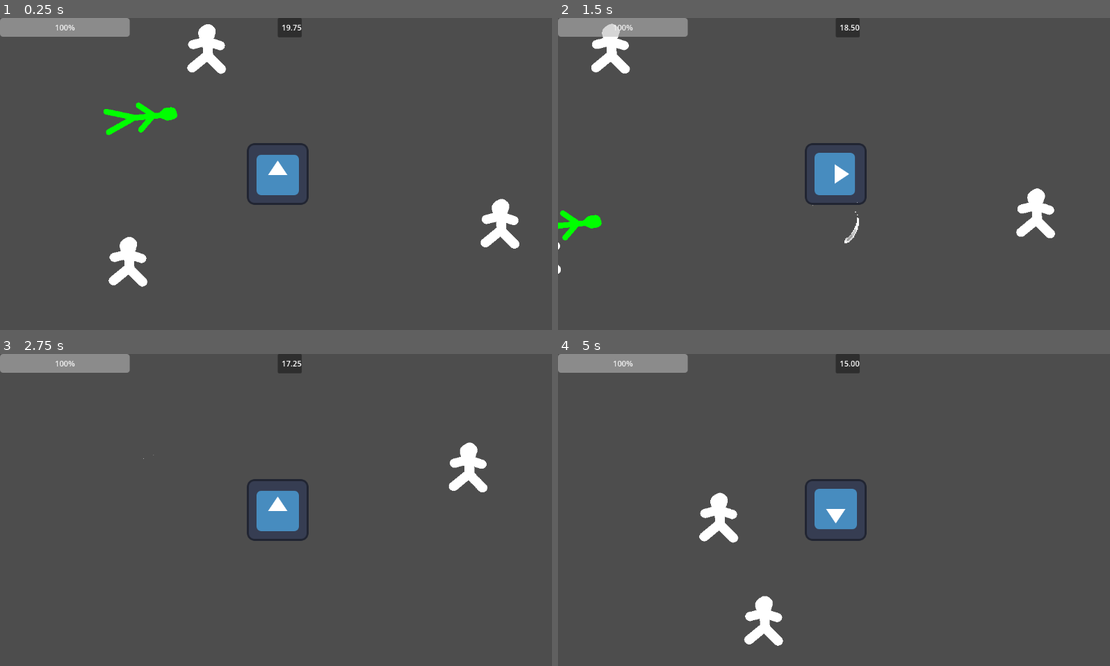
Above: before the commit, frames 1-4 (two rows, left to right).
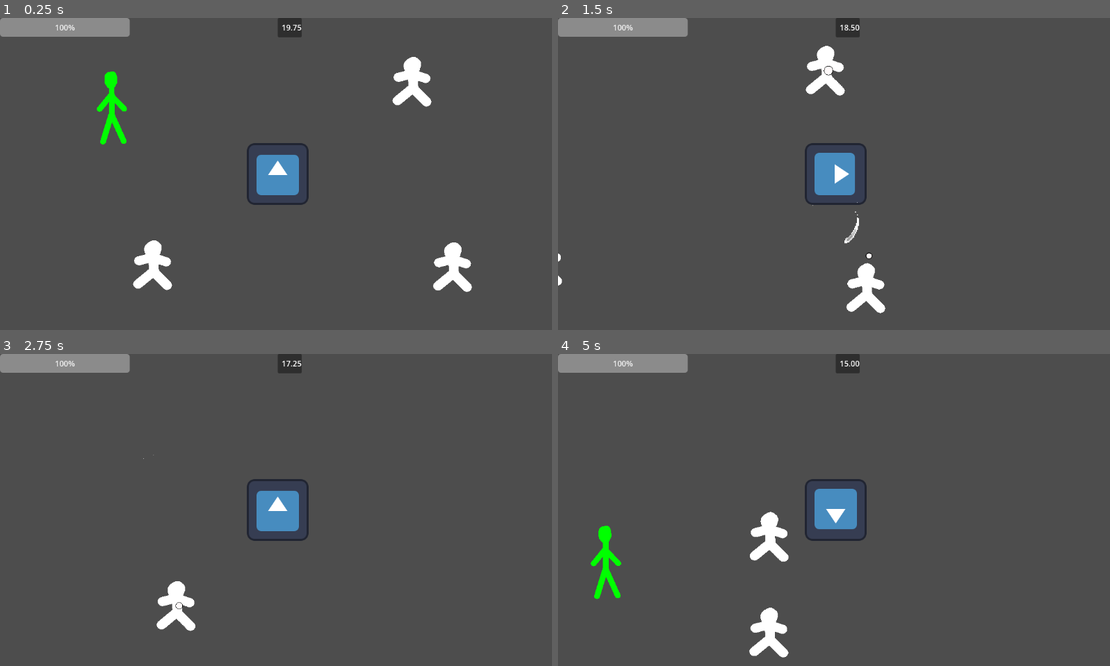
Above: after the commit, the same moments.

Repository: skeeeth/Krampus-Game
Game: Godot game, scene res://sack_world.tscn
Same seed, same stepped clock (60 frames per second), same inputs: the game is played once before the commit and once after it. The engine's default icon, where the game draws it, is replaced by a stand-in: a white triangle on a blue panel in a dark square.
Inputs:
- Up to frame 1 (0.25 s): no input
- Up to frame 2 (1.5 s): hold Right (right) 0.53-1.28 s; hold 1 (dev1) 0.53-1.28 s; hold Down (down) from 1.28 s (still down); tap X (attack) at 1.35 s
- Up to frame 3 (2.75 s): tap 1 (dev1) at 1.55 s; release Down (down) at 2.03 s; hold Right (right) from 2.03 s (still down); hold 1 (dev1) from 2.03 s (still down)
- Up to frame 4 (5 s): release Right (right) at 2.78 s; release 1 (dev1) at 2.78 s; hold Up (up) 2.78-3.53 s; tap Z (interact) at 2.85 s; tap 1 (dev1) at 3.05, 4.55 s; hold 1 (dev1) 3.53-4.28 s; hold Left (left) from 3.53 s (still down); tap X (attack) at 4.35 s

The runs differ from the first frame. In frame 1, 4.4% of the frame differs, in the area x 17-95%, y 2-88%; in frame 2, 2.8%; in frame 3, 1.2%; in frame 4, 2.5%.
Error before the commit: Invalid assignment of property or key 'visible' with value of type 'bool' on a base object of type 'Nil'. (res://npc/npc.gd:101)

Commit message:
Delete and re-add combat enemies
Godot thought that combat_guard.tscn and combat_kid.tscn still had "npc.gd" as the attached script instead of "combat_npc.gd". Deleting and re-adding them fixed the issue. Seems like a cache bug that might just be on my end, but I'll push just in case

Diff:
--- a/cart_test.tscn
+++ b/cart_test.tscn
@@ -1,5 +1,4 @@
-[gd_scene load_steps=9 format=3 uid="uid://cjkdw2t1rp0q5"]
-
+[gd_scene load_steps=11 format=3 uid="uid://cjkdw2t1rp0q5"]
 
 [ext_resource type="PackedScene" uid="uid://cdv7yypqfldh4" path="res://Carts/shopping_cart.tscn" id="1_qvt7r"]
 [ext_resource type="PackedScene" uid="uid://prm2p3mxsryu" path="res://Player/krampus.tscn" id="2_regcu"]
--- a/npc/npc.gd
+++ b/npc/npc.gd
@@ -98,15 +98,17 @@
 	state = NPCState.Wandering
 	print("AAAngle: " + str(nav_ray.target_position.angle()))
 	_set_rotation(nav_ray.target_position.angle())
-	default_sprite.visible = true
-	knocked_down_sprite.visible = false
+	if (default_sprite != null and knocked_down_sprite != null):
+		default_sprite.visible = true
+		knocked_down_sprite.visible = false
 
 func _get_knocked_down(knockdown_direction):
 	wandering_collision_idle_timer.stop()
 	state = NPCState.KnockedDown
 	_set_rotation(knockdown_direction.angle() - PI)
-	knocked_down_sprite.visible = true
-	default_sprite.visible = false
+	if (default_sprite != null and knocked_down_sprite != null):
+		knocked_down_sprite.visible = true
+		default_sprite.visible = false
 	knockdown_timer.start(knockdown_duration)
 
 #I want the raycast logic to be independent of the parent rotation, so let's always use this function that performs a counter-rotation
--- a/sack_world.tscn
+++ b/sack_world.tscn
@@ -1,7 +1,6 @@
-[gd_scene load_steps=5 format=3 uid="uid://vchflsopy7ik"]
+[gd_scene load_steps=4 format=3 uid="uid://vchflsopy7ik"]
 
 [ext_resource type="PackedScene" uid="uid://o0lhjoabixi6" path="res://Combat/KombatKrampus/sack_krampus.tscn" id="2_2r7au"]
-[ext_resource type="Script" path="res://npc/npc.gd" id="3_csgxo"]
 [ext_resource type="PackedScene" uid="uid://bouwefh35hd57" path="res://npc/combat_guard.tscn" id="3_k4daq"]
 [ext_resource type="PackedScene" uid="uid://dt4svjk536vnw" path="res://npc/combat_kid.tscn" id="4_gr2bh"]
 
@@ -9,25 +8,16 @@
 
 [node name="SackKrampus" parent="." instance=ExtResource("2_2r7au")]
 
-[node name="Guard" parent="." instance=ExtResource("3_k4daq")]
-position = Vector2(-288, -168)
-script = ExtResource("3_csgxo")
-npc_type = 0
-cart_knockdown_speed = 30.0
-
-[node name="Kid" parent="." instance=ExtResource("4_gr2bh")]
-position = Vector2(417, 103)
-script = ExtResource("3_csgxo")
-npc_type = 0
-cart_knockdown_speed = 30.0
-
-
 [node name="Camera2D" type="Camera2D" parent="."]
 
-[connection signal="body_entered" from="Guard" to="Guard" method="_on_body_entered"]
-
-[node name="Kid2" parent="." instance=ExtResource("4_gr2bh")]
-position = Vector2(-141, -260)
+[node name="Guard" parent="." instance=ExtResource("3_k4daq")]
+position = Vector2(-345, -138)
 
 [node name="Kid3" parent="." instance=ExtResource("4_gr2bh")]
-position = Vector2(-304, 182)
+position = Vector2(-253, 189)
+
+[node name="Kid4" parent="." instance=ExtResource("4_gr2bh")]
+position = Vector2(285, -192)
+
+[node name="Kid5" parent="." instance=ExtResource("4_gr2bh")]
+position = Vector2(369, 193)
